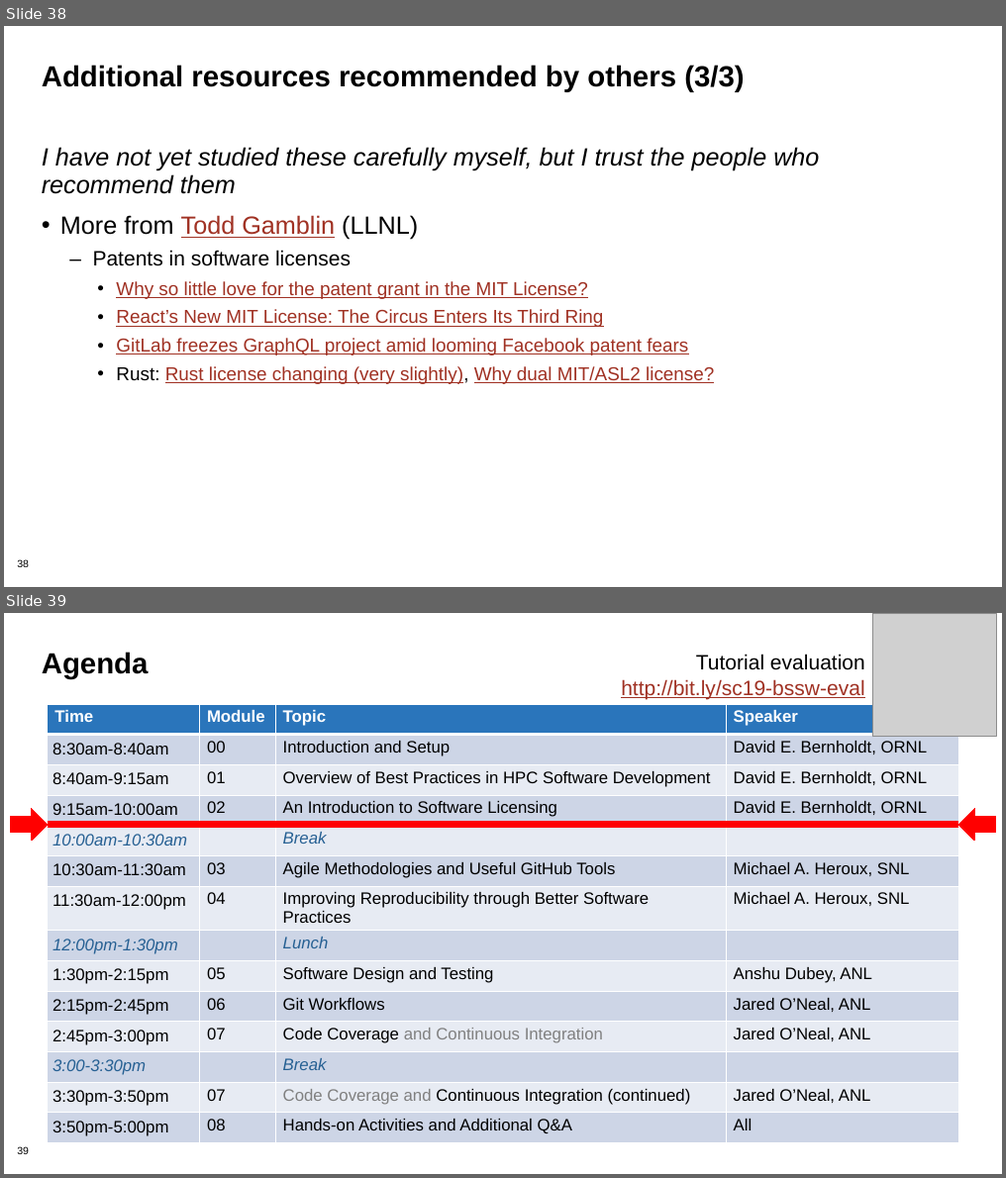
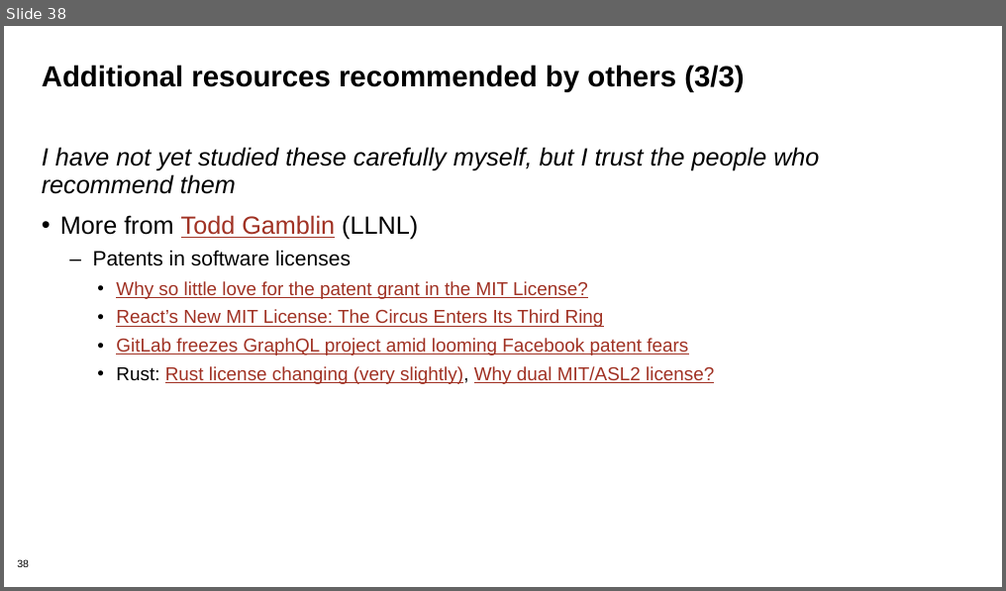
Before and after one commit to bssw-tutorial/presentations, a slide deck: licensing.pptx. Shown one above the other, each under a label of ours: slides 38 and 39 before the commit, slide 38 after it. The pictures are 1006x1178 and 1006x591 pixels, drawn with LibreOffice and Linux fonts; fonts in the diff are those of the drawing; grey boxes stand for pictures; background and template pictures are left out. Boxes give left, top, right and bottom in pixels: in the first picture for what was removed or moved away, otherwise in the second. Text is boxed around its words. In the diff, an @@ line names an element or a change of style, - is before the commit and + after.

```diff
--- a/licensing.pptx
+++ b/licensing.pptx
@@ slide 39 removed at <box>4,613,1002,1174</box>, background #FFFFFF; not listed: 1 template element that a slide beside it also shows @@
@@ picture removed at <box>872,613,996,737</box> @@
@@ title removed at <box>42,652,149,679</box> @@
-Agenda
@@ text removed at <box>621,654,865,699</box> @@
-Tutorial evaluation
-http://bit.ly/sc19-bssw-eval
@@ table removed at <box>48,704,958,1147</box>, 14 rows, 4 columns @@
-Time | Module | Topic | Speaker
-8:30am-8:40am | 00 | Introduction and Setup | David E. Bernholdt, ORNL
-8:40am-9:15am | 01 | Overview of Best Practices in HPC Software Development | David E. Bernholdt, ORNL
-9:15am-10:00am | 02 | An Introduction to Software Licensing | David E. Bernholdt, ORNL
-10:00am-10:30am |  | Break | 
-10:30am-11:30am | 03 | Agile Methodologies and Useful GitHub Tools | Michael A. Heroux, SNL
-11:30am-12:00pm | 04 | Improving Reproducibility through Better Software Practices | Michael A. Heroux, SNL
-12:00pm-1:30pm |  | Lunch | 
-1:30pm-2:15pm | 05 | Software Design and Testing | Anshu Dubey, ANL
-2:15pm-2:45pm | 06 | Git Workflows | Jared O’Neal, ANL
-2:45pm-3:00pm | 07 | Code Coverage and Continuous Integration | Jared O’Neal, ANL
-3:00-3:30pm |  | Break | 
-3:30pm-3:50pm | 07 | Code Coverage and Continuous Integration (continued) | Jared O’Neal, ANL
-3:50pm-5:00pm | 08 | Hands-on Activities and Additional Q&A | All
@@ right arrow removed at <box>11,808,48,841</box> @@
@@ right arrow removed at <box>958,808,995,841</box> @@
@@ line removed from (48, 825) to (958, 825) @@
```
Also in this commit, not shown: 1 other slide removed, 6 other files.
